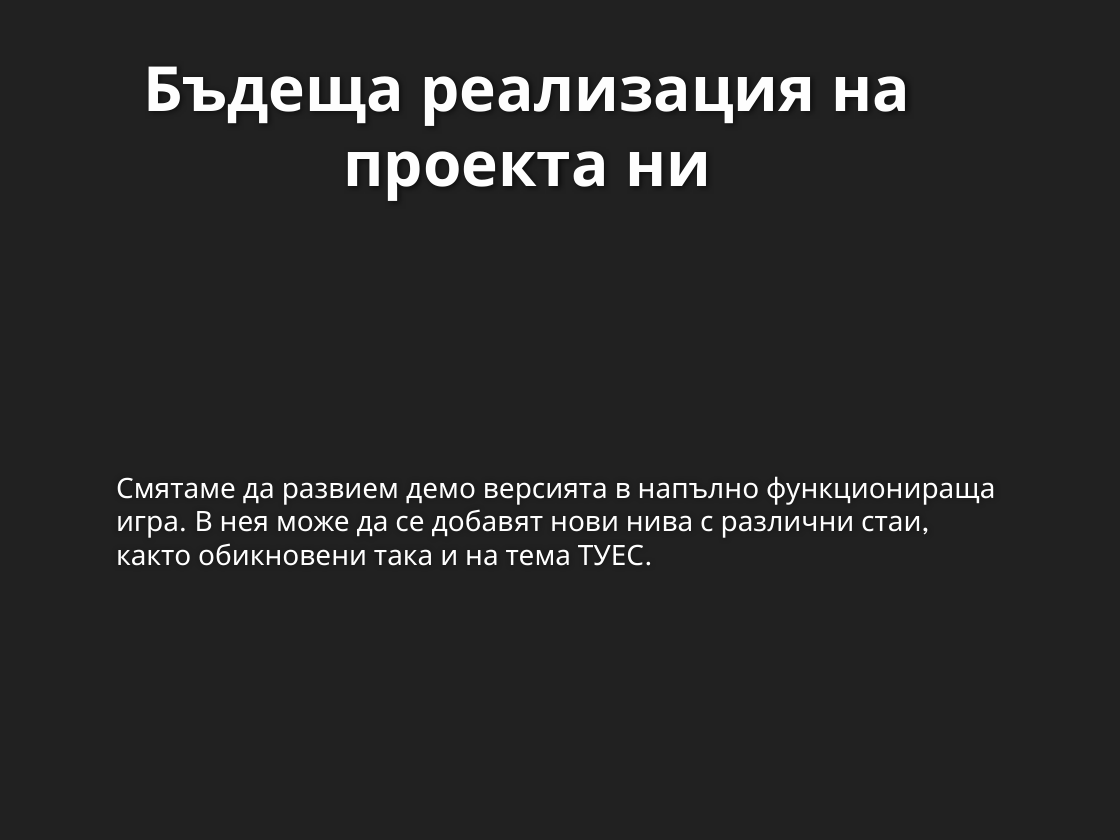
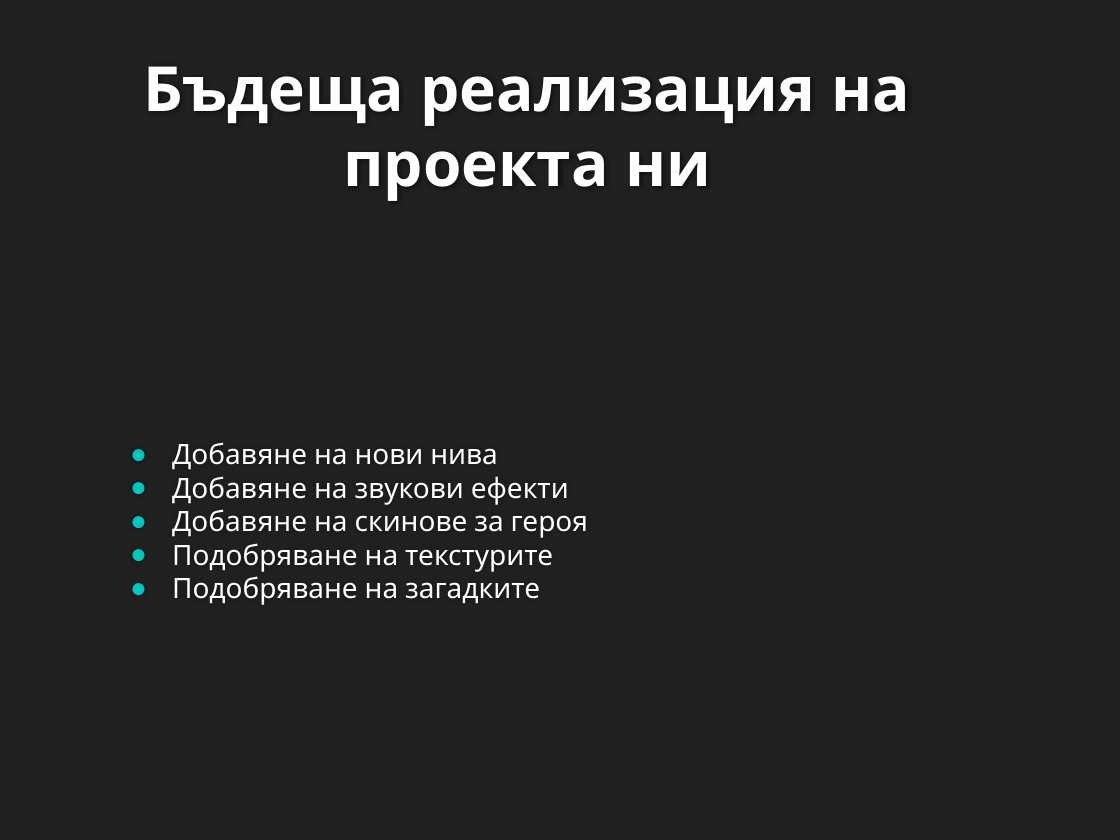
Before and after one commit to BojoPopnikolov/TeamXD, a slide deck: slide 4 of Presentation/Team xD.pptx. Drawn at 1120x840 pixels with LibreOffice and Linux fonts; fonts in the diff are those of the drawing; background and template pictures are left out. Boxes give left, top, right and bottom in pixels: in the first picture for what was removed or moved away, otherwise in the second. Text is boxed around its words. In the diff, an @@ line names an element or a change of style, - is before the commit and + after.

```diff
--- a/Presentation/Team xD.pptx
+++ b/Presentation/Team xD.pptx
@@ text at <box>172,442,588,605</box>: text changed @@
-Смятаме да развием демо версията в напълно функционираща игра. В нея може да се добавят нови нива с различни стаи, както обикновени така и на тема ТУЕС.
+● Добавяне на нови нива
+● Добавяне на звукови ефекти
+● Добавяне на скинове за героя
+● Подобряване на текстурите
+● Подобряване на загадките
```
Also in this commit, not shown: 3 other slides changed.
